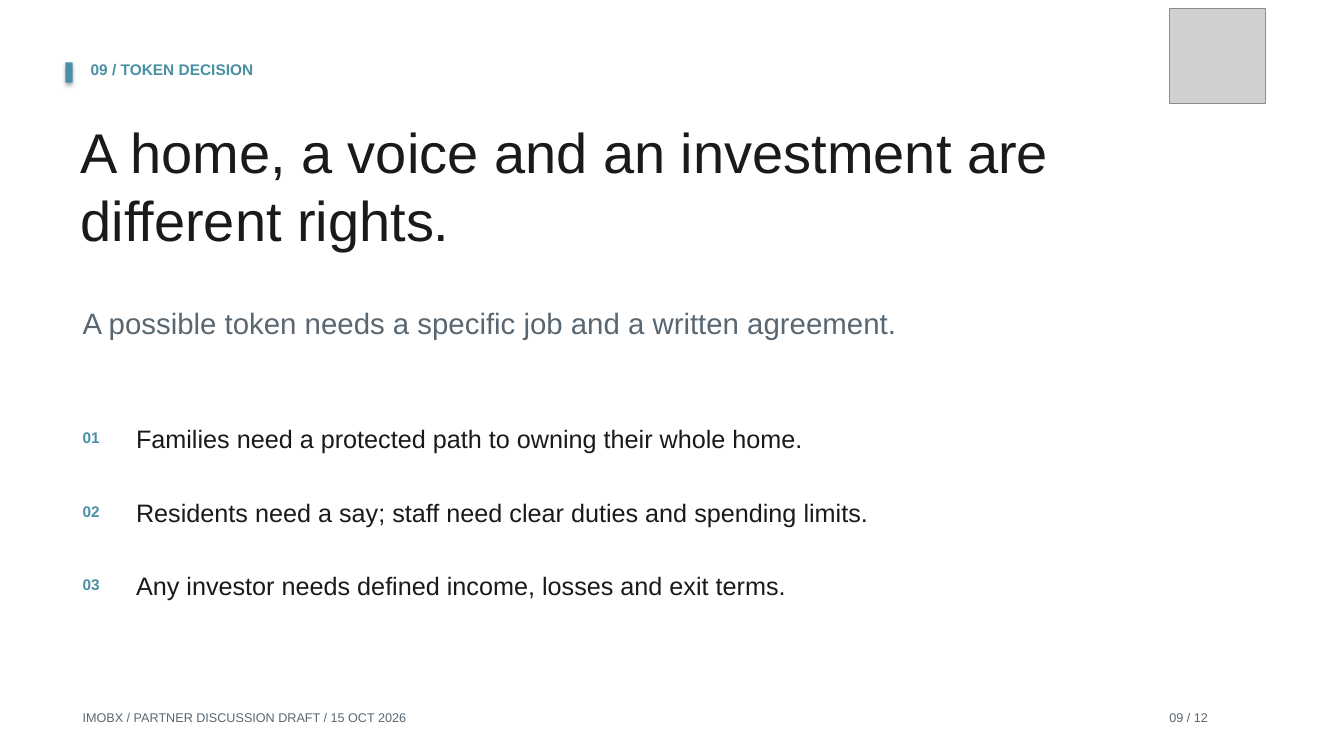
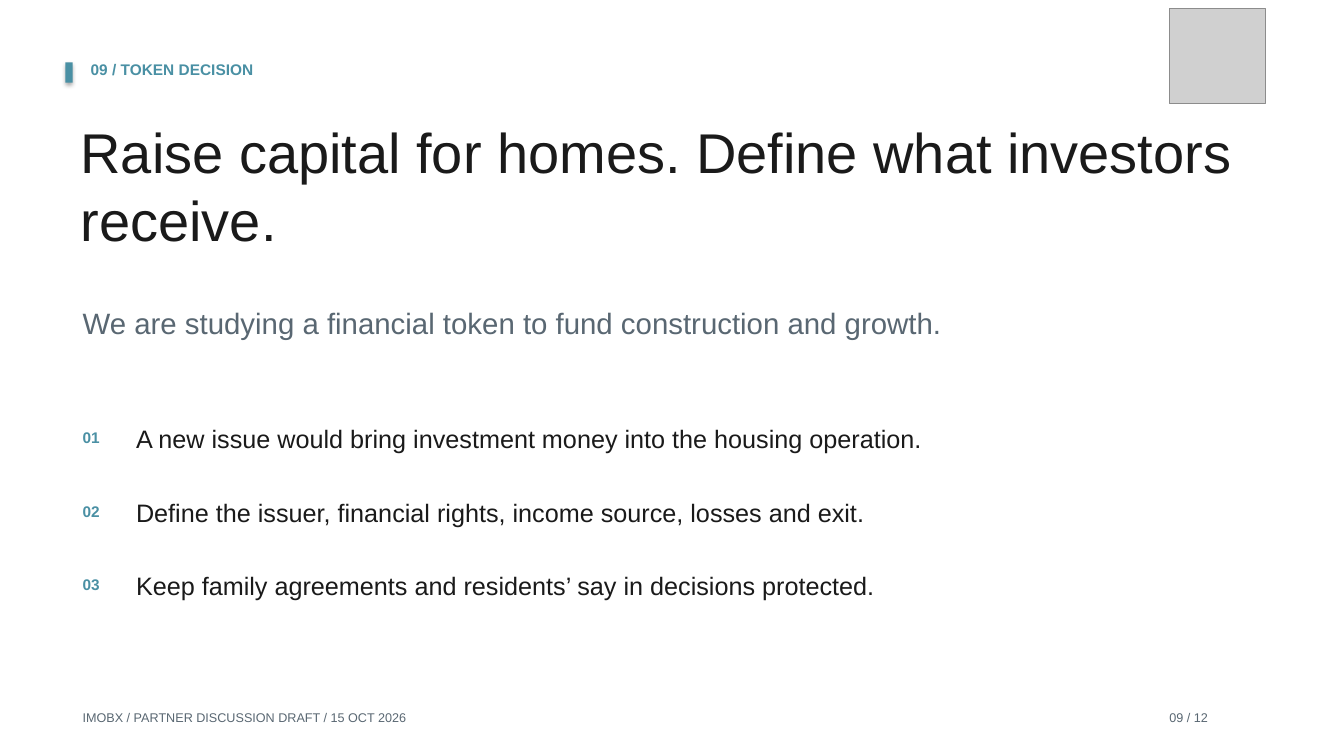
Before and after one commit to Siah-kin/imobx-website, a slide deck: slide 9 of pitchdeck.pptx. Drawn at 1344x756 pixels with LibreOffice and Linux fonts; fonts in the diff are those of the drawing; grey boxes stand for pictures. Boxes give left, top, right and bottom in pixels: in the first picture for what was removed or moved away, otherwise in the second. Text is boxed around its words. In the diff, an @@ line names an element or a change of style, - is before the commit and + after.

Commit message:
Clarify the proposed token's capital-raising purpose

```diff
--- a/pitchdeck.pptx
+++ b/pitchdeck.pptx
@@ text at [81,132,1231,242]: text changed @@
-A home, a voice and an investment are different rights.
+Raise capital for homes. Define what investors receive.
@@ text at [83,312,941,340]: text changed @@
-A possible token needs a specific job and a written agreement.
+We are studying a financial token to fund construction and growth.
@@ text at [136,429,921,454]: text changed @@
-Families need a protected path to owning their whole home.
+A new issue would bring investment money into the housing operation.
@@ text at [136,503,864,527]: text changed @@
-Residents need a say; staff need clear duties and spending limits.
+Define the issuer, financial rights, income source, losses and exit.
@@ text at [136,576,874,601]: text changed @@
-Any investor needs defined income, losses and exit terms.
+Keep family agreements and residents’ say in decisions protected.
```
Also in this commit, not shown: 15 other files.
